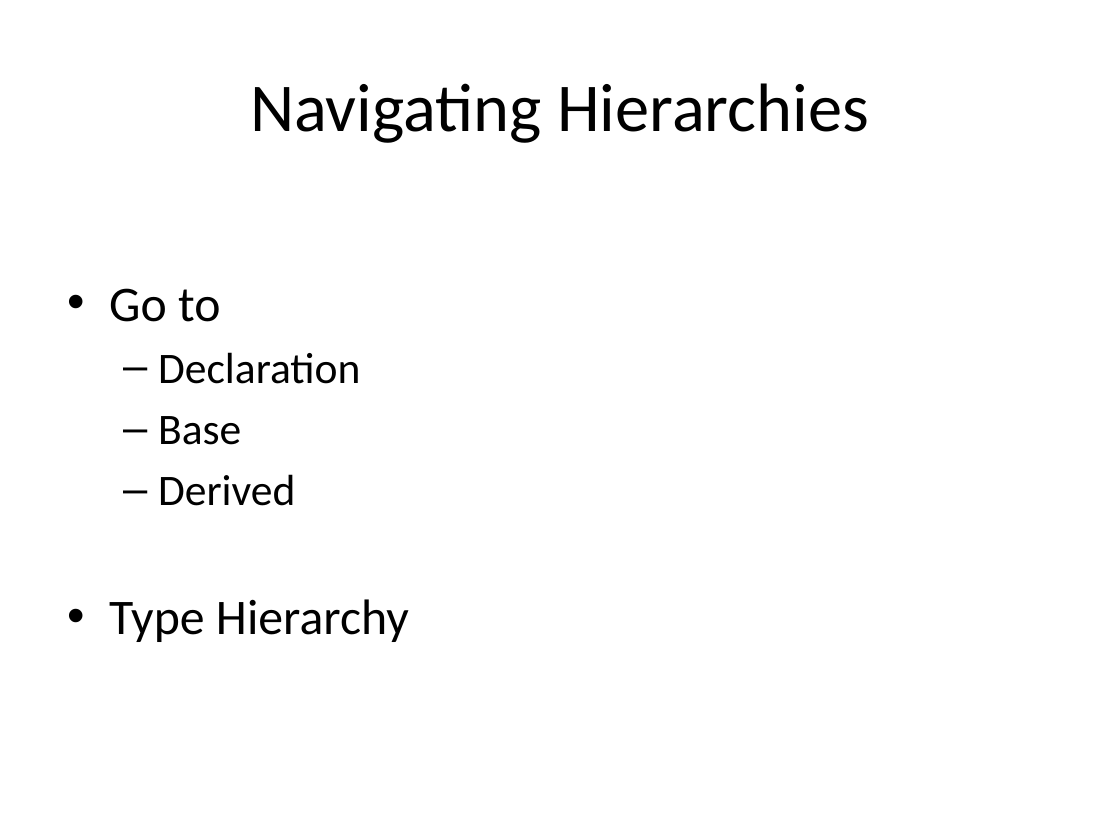
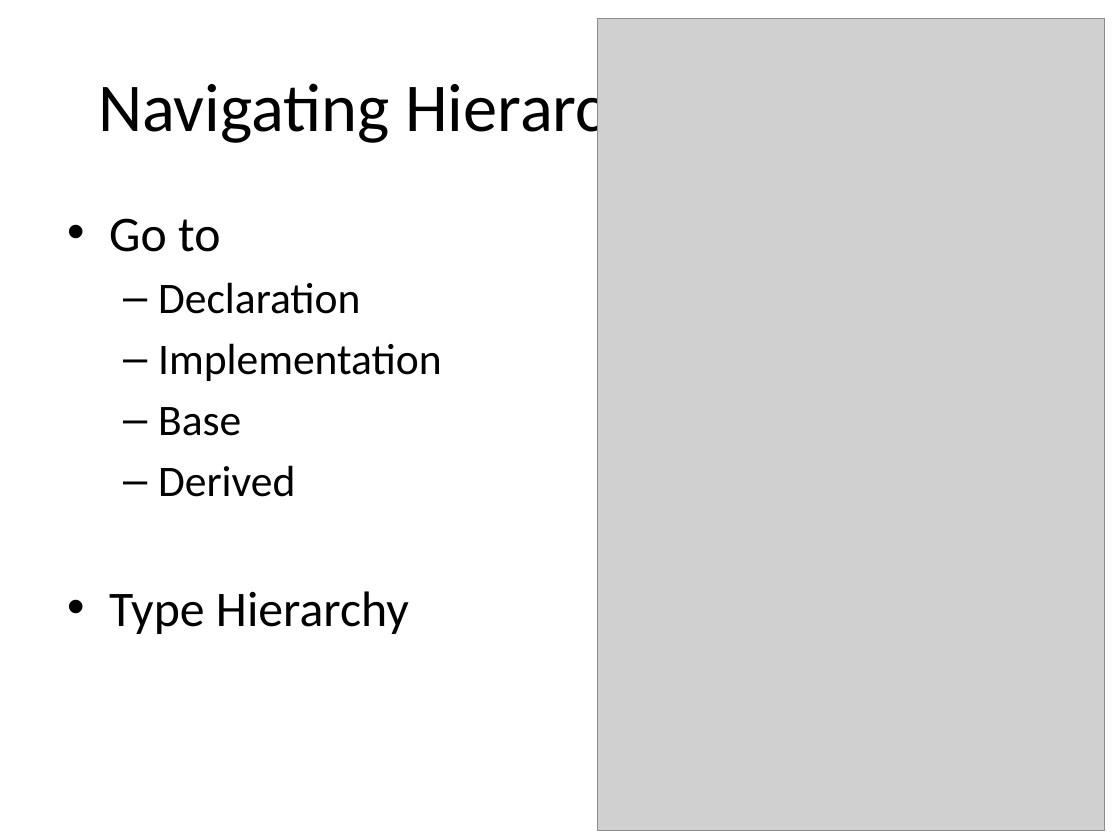
Before and after one commit to rasmuskl/ReSharperCourse, a slide deck: slide 37 of Presentations/2 - Exercises - ReSharper Course.pptx (slide 36 before the commit). Drawn at 1120x840 pixels with LibreOffice and Linux fonts; fonts in the diff are those of the drawing; grey boxes stand for pictures. Boxes give left, top, right and bottom in pixels: in the first picture for what was removed or moved away, otherwise in the second. Text is boxed around its words. In the diff, an @@ line names an element or a change of style, - is before the commit and + after.

```diff
--- a/Presentations/2 - Exercises - ReSharper Course.pptx
+++ b/Presentations/2 - Exercises - ReSharper Course.pptx
@@ picture added at <box>597,19,1104,831</box> @@
@@ title "Navigating Hierarchies" at <box>98,74,717,147</box>: alignment centre to left @@
@@ text at <box>158,343,441,381</box>: paragraph added @@
+  – Implementation
```
Also in this commit, not shown: 2 other slides changed, 3 slides added, 1 slide removed, 13 other files.
